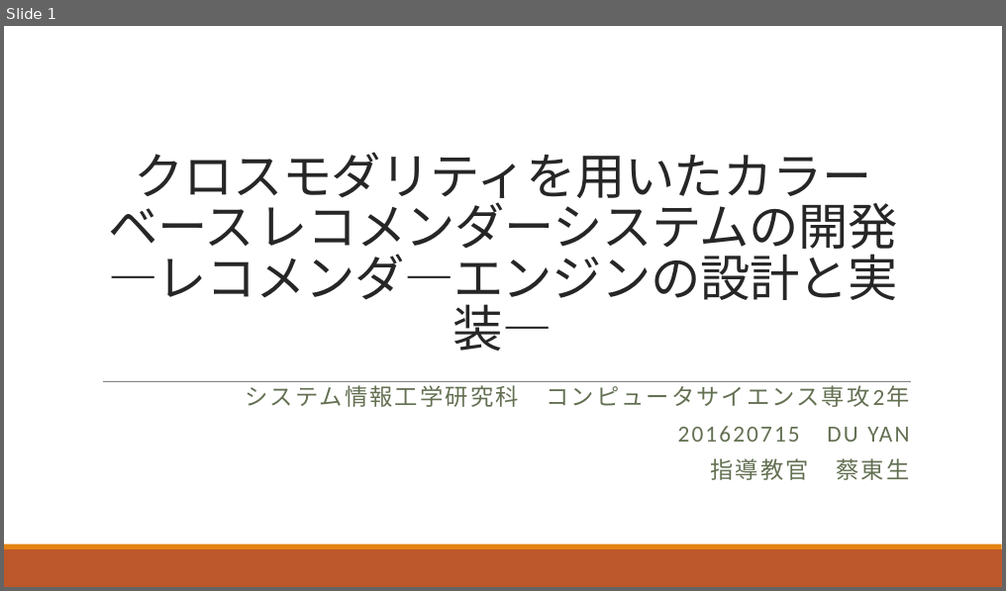
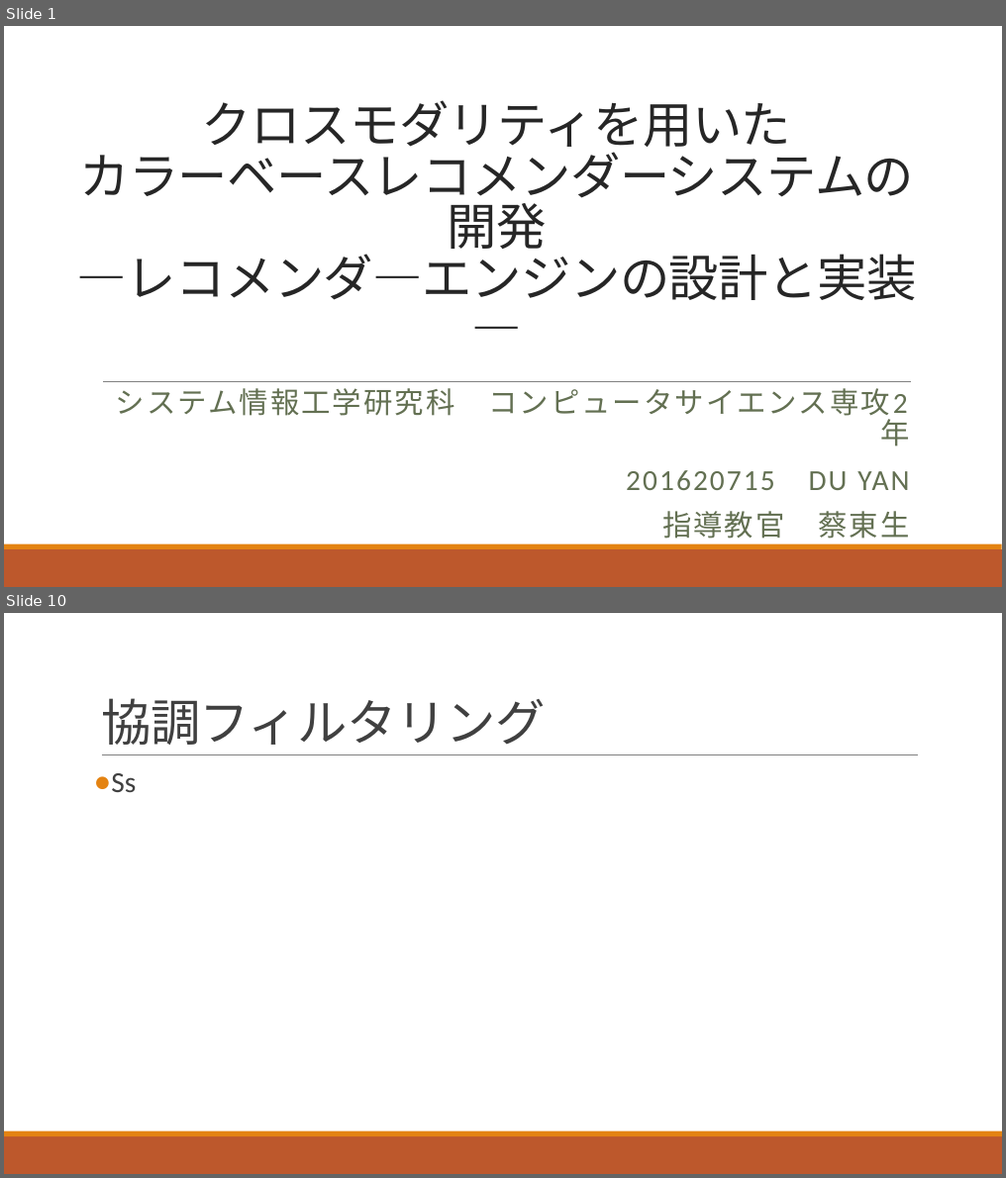
Before and after one commit to we333/m2_paper, a slide deck: 提交材料/プレゼンテーション.pptx. Shown one above the other, each under a label of ours: slide 1 before the commit, slides 1 and 10 after it; the slides between them are not shown. The pictures are 1006x591 and 1006x1178 pixels, drawn with LibreOffice and Linux fonts; fonts in the diff are those of the drawing. Boxes give left, top, right and bottom in pixels: in the first picture for what was removed or moved away, otherwise in the second. Text is boxed around its words. In the diff, an @@ line names an element or a change of style, - is before the commit and + after.

```diff
--- a/提交材料/プレゼンテーション.pptx
+++ b/提交材料/プレゼンテーション.pptx
@@ slide 10 added at bbox=[4, 613, 1002, 1174], background #FFFFFF; not listed: 2 template elements that a slide beside it also shows @@
@@ title added at bbox=[101, 698, 545, 745], 48 pt, text #404040 @@
+協調フィルタリング
@@ line added from (102, 756) to (918, 756), #808080 0.5 pt @@
@@ text added at bbox=[111, 773, 136, 792], 28 pt, text #404040 @@
+● Ss
@@ slide 1 changed as well @@
@@ title at bbox=[77, 100, 917, 300]: spaces changed @@
-クロスモダリティを用いたカラーベース レコメンダーシステムの開発
-―レコメンダ―エンジンの設計と実装―
+クロスモダリティを用いた
+カラーベースレコメンダーシステムの開発
+―レコメンダ―エンジンの設計と実装―
@@ subtitle "システム情報工学研究科 コンピュータサイエンス専攻2年" at bbox=[116, 388, 909, 545]: size 22.2 to 28 pt; line spacing 0.8 to 0.9 @@
```
Also in this commit, not shown: 37 other slides added, 1 slide removed, 2 other files.
